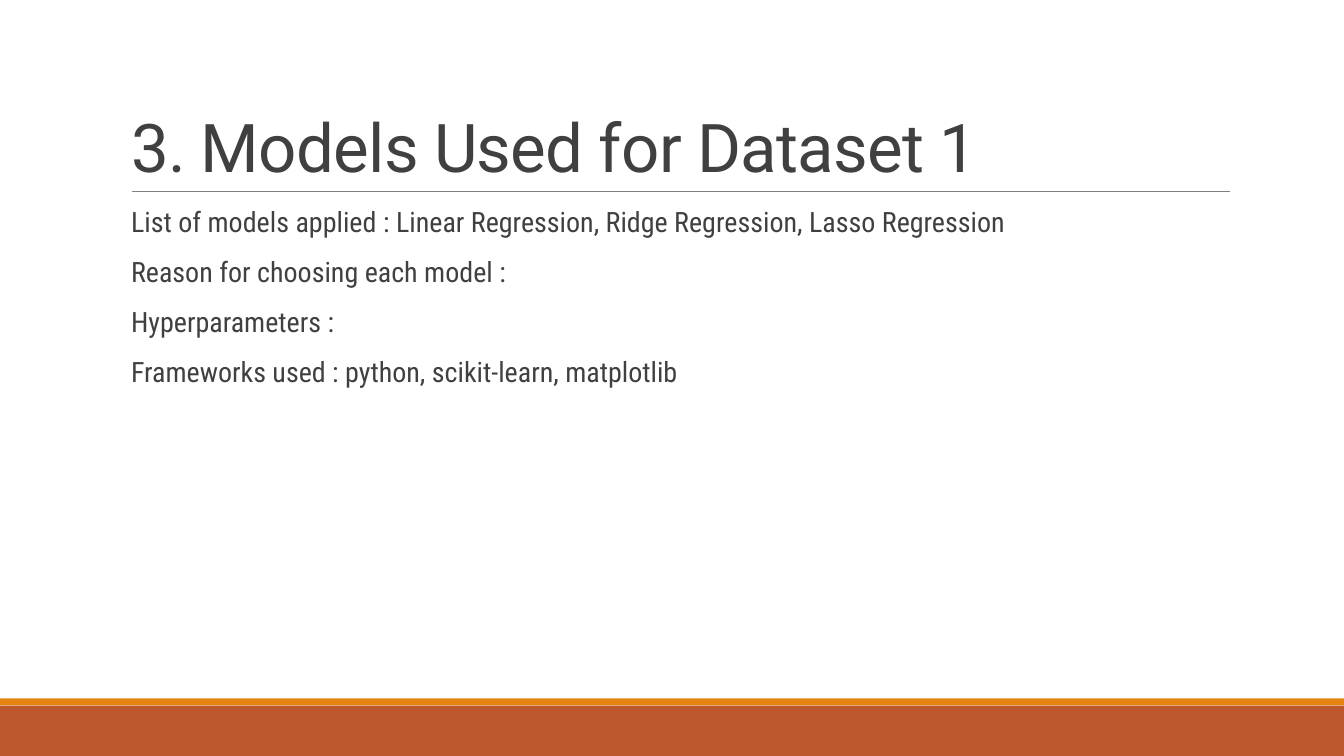
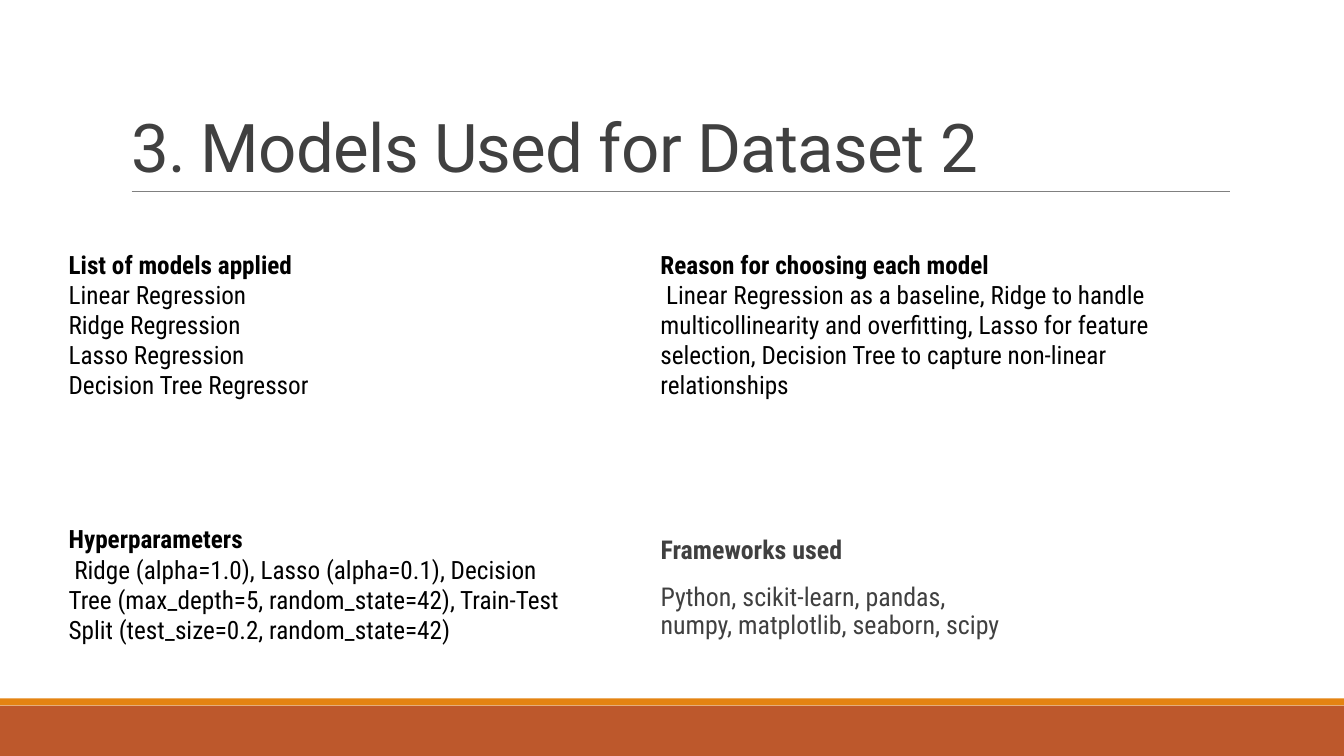
Before and after one commit to akay6483/mmml-ecommerce, a slide deck: slide 8 of docs/23CSE301_A8.pptx. Drawn at 1344x756 pixels with LibreOffice and Linux fonts; fonts in the diff are those of the drawing; background and template pictures are left out. Boxes give left, top, right and bottom in pixels: in the first picture for what was removed or moved away, otherwise in the second. Text is boxed around its words. In the diff, an @@ line names an element or a change of style, - is before the commit and + after.

Commit message:
changed ppt

```diff
--- a/docs/23CSE301_A8.pptx
+++ b/docs/23CSE301_A8.pptx
@@ title at [131, 121, 979, 173]: text changed @@
-3. Models Used for Dataset 1
+3. Models Used for Dataset 2
@@ text added at [69, 255, 308, 400], 18 pt, text #000000 @@
+List of models applied
+Linear Regression
+Ridge Regression
+Lasso Regression
+Decision Tree Regressor
@@ text added at [660, 255, 1148, 399], 18 pt, text #000000 @@
+Reason for choosing each model
+Linear Regression as a baseline, Ridge to handle multicollinearity and overfitting, Lasso for feature selection, Decision Tree to capture non-linear relationships
@@ text added at [69, 530, 558, 645], 18 pt, text #000000 @@
+Hyperparameters
+Ridge (alpha=1.0), Lasso (alpha=0.1), Decision Tree (max_depth=5, random_state=42), Train-Test Split (test_size=0.2, random_state=42)
@@ text at [661, 539, 999, 640]: text changed; size 20 to 18.5 pt @@
-  List of models applied : Linear Regression, Ridge Regression, Lasso Regression
-  Reason for choosing each model :
-  Hyperparameters :
-  Frameworks used : python, scikit-learn, matplotlib
+  Frameworks used
+  Python, scikit-learn, pandas, numpy, matplotlib, seaborn, scipy
```
Also in this commit, not shown: 4 other slides changed, 1 other file.
